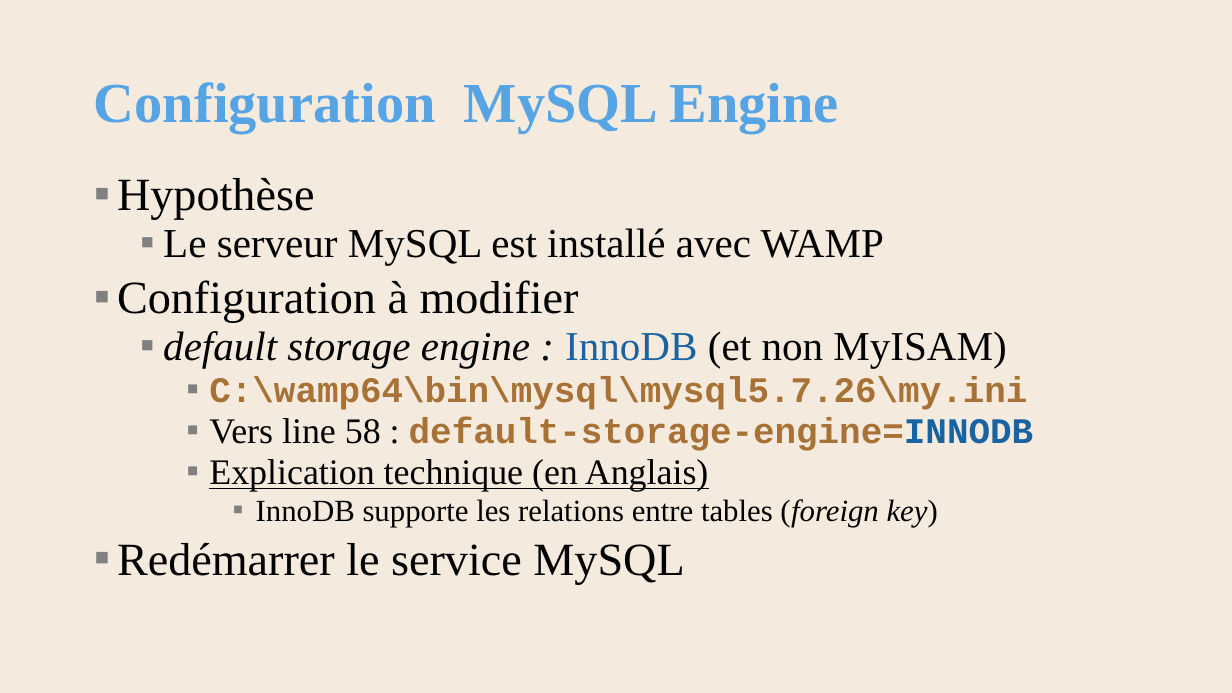
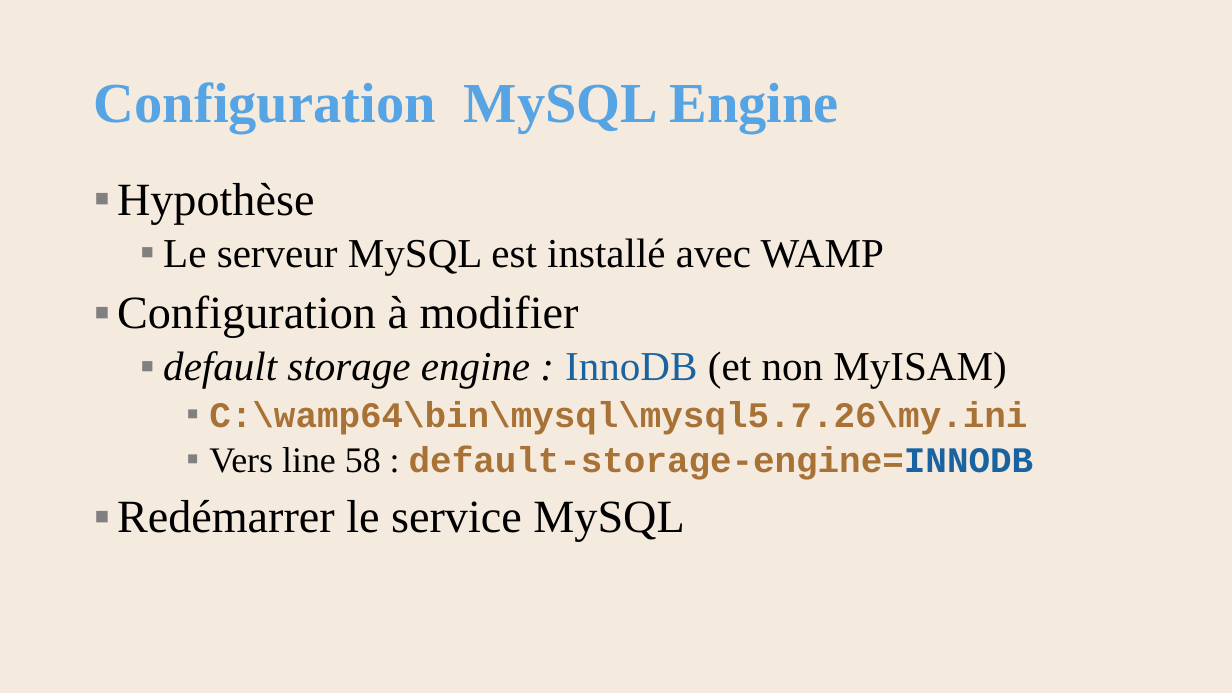
Before and after one commit to AlainWafflard/4IPW3, a slide deck: slide 5 of syllabus/24_intégration_SQL/syllabus_24_sql.pptx (slide 7 before the commit). Drawn at 1232x693 pixels with LibreOffice and Linux fonts; fonts in the diff are those of the drawing; background and template pictures are left out. Boxes give left, top, right and bottom in pixels: in the first picture for what was removed or moved away, otherwise in the second. Text is boxed around its words. In the diff, an @@ line names an element or a change of style, - is before the commit and + after.

```diff
--- a/syllabus/24_intégration_SQL/syllabus_24_sql.pptx
+++ b/syllabus/24_intégration_SQL/syllabus_24_sql.pptx
@@ text "Hypothèse" at (117, 183, 1033, 542): line spacing 0.8 to 0.9 @@
@@ text at (209, 459, 938, 527): paragraphs removed @@
-    ▪ Explication technique (en Anglais)
-      ▪ InnoDB supporte les relations entre tables (foreign key)
```
Also in this commit, not shown: 9 other slides changed, 1 slide added, 2 slides removed, 5 other files.
